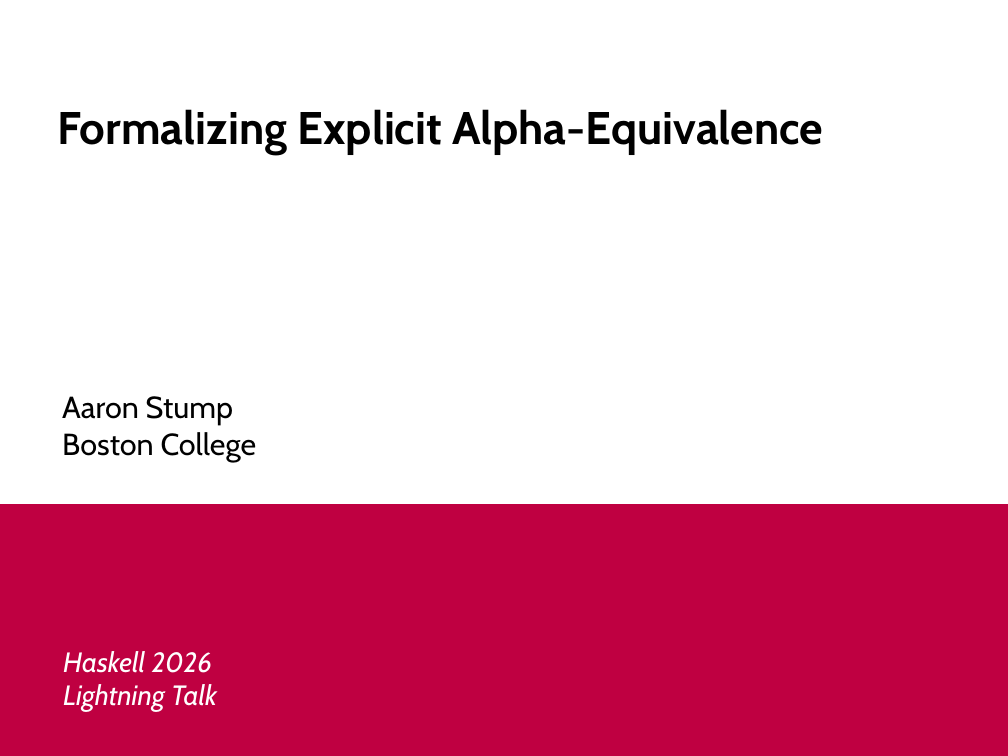
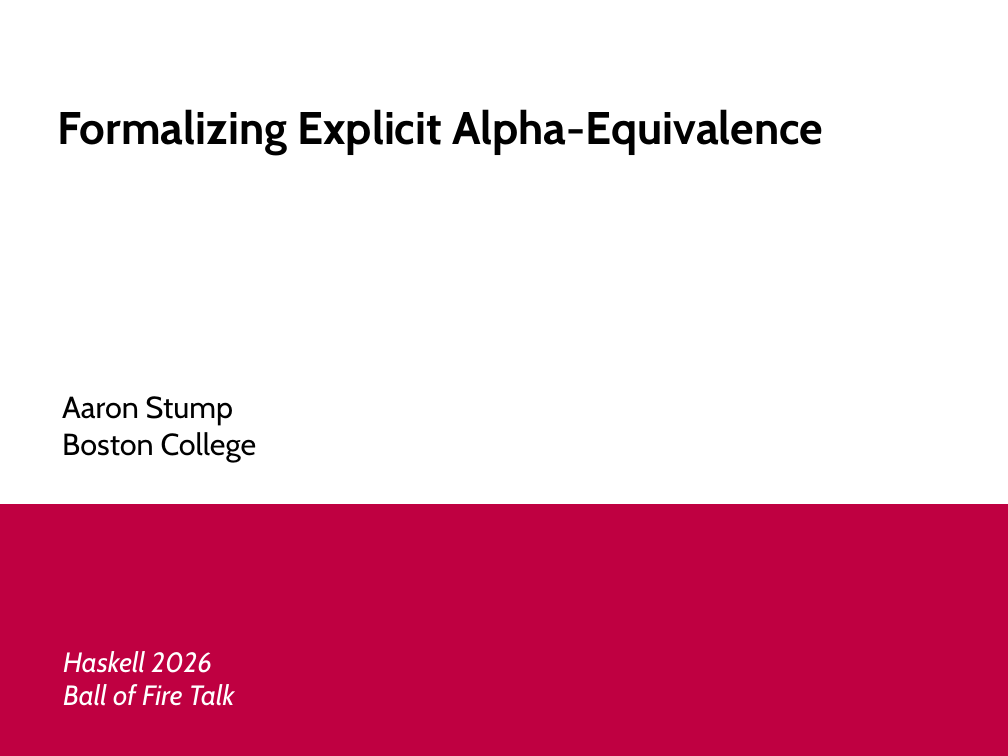
Before and after one commit to astump/explicit-alpha, a slide deck: slide 1 of talks/haskell-2026-lightning-talk/aaron-stump-haskell-2026.odp. Drawn at 1008x756 pixels with LibreOffice and Linux fonts; fonts in the diff are those of the drawing. Boxes give left, top, right and bottom in pixels: in the first picture for what was removed or moved away, otherwise in the second. Text is boxed around its words. In the diff, an @@ line names an element or a change of style, - is before the commit and + after.

```diff
--- a/talks/haskell-2026-lightning-talk/aaron-stump-haskell-2026.odp
+++ b/talks/haskell-2026-lightning-talk/aaron-stump-haskell-2026.odp
@@ text at (63,684,235,706): text changed @@
-Lightning Talk
+Ball of Fire Talk
```
Also in this commit, not shown: 6 other slides changed, 12 other files.
